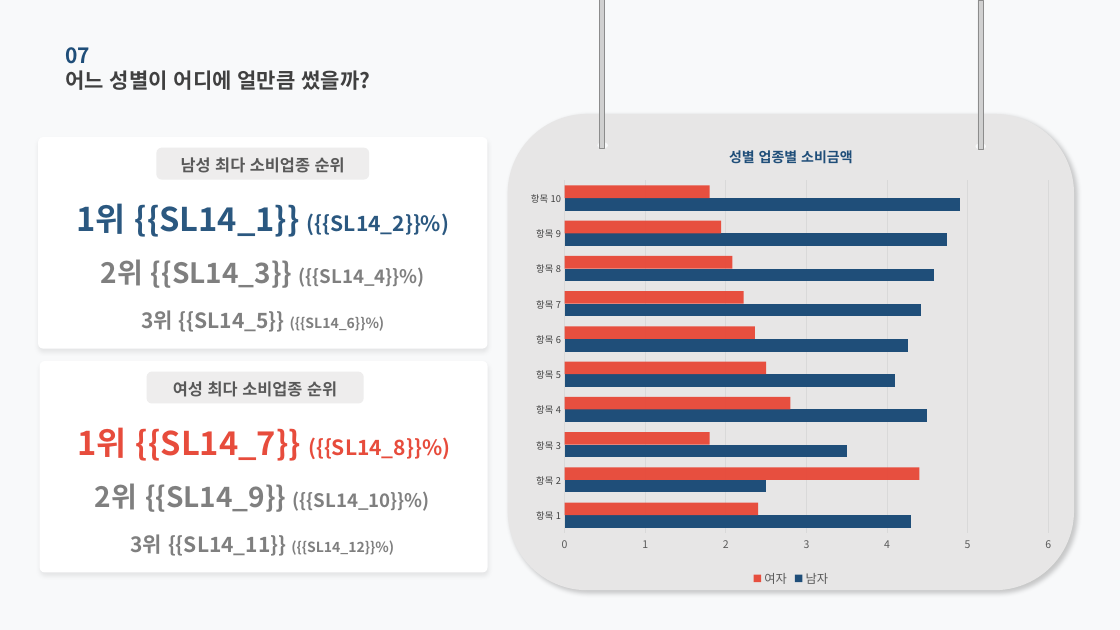
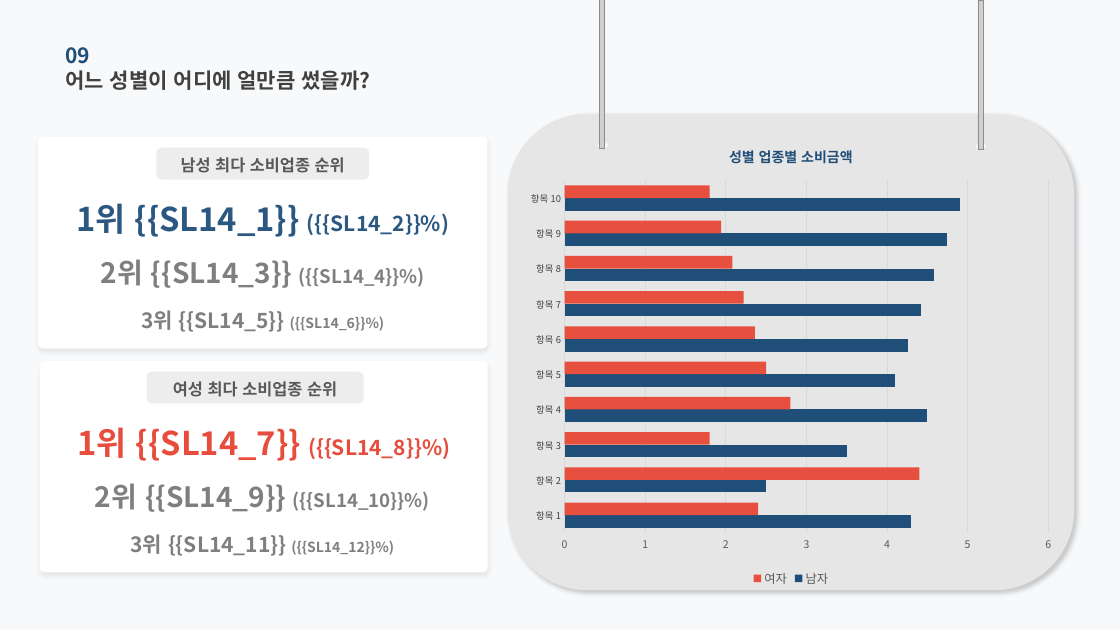
Before and after one commit to roddms/auto-report, a slide deck: slide 15 of template/master.pptx (slide 14 before the commit). Drawn at 1120x630 pixels with LibreOffice and Linux fonts; fonts in the diff are those of the drawing; grey boxes stand for pictures. Boxes give left, top, right and bottom in pixels: in the first picture for what was removed or moved away, otherwise in the second. Text is boxed around its words. In the diff, an @@ line names an element or a change of style, - is before the commit and + after.

```diff
--- a/template/master.pptx
+++ b/template/master.pptx
@@ text at (x1=65, y1=47, x2=90, y2=64): text changed @@
-07
+09
```
Also in this commit, not shown: 10 other slides changed, 7 slides added, 8 other files.
